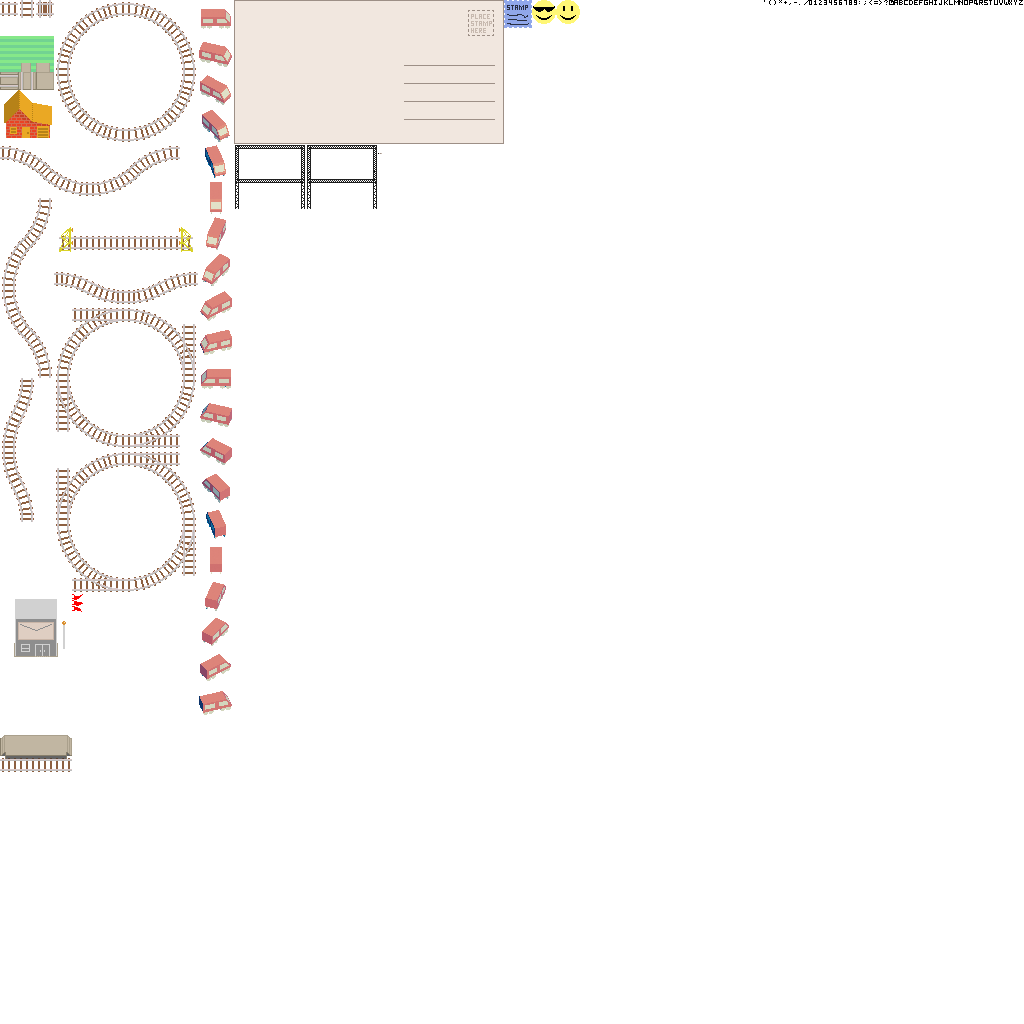
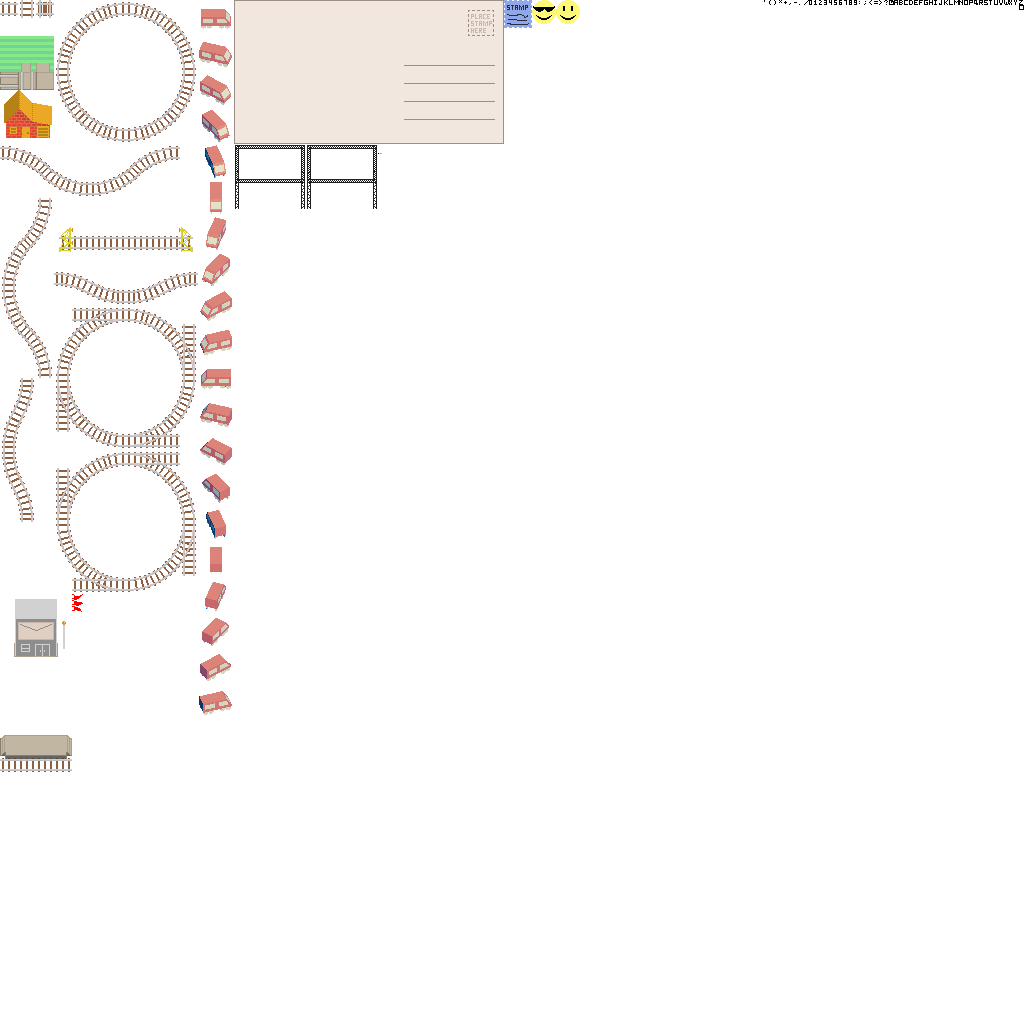
Layered file, before and after one edit (1024x1024). Changes by layer:
painted on "base.png" over [1019, 5, 1024, 10]
